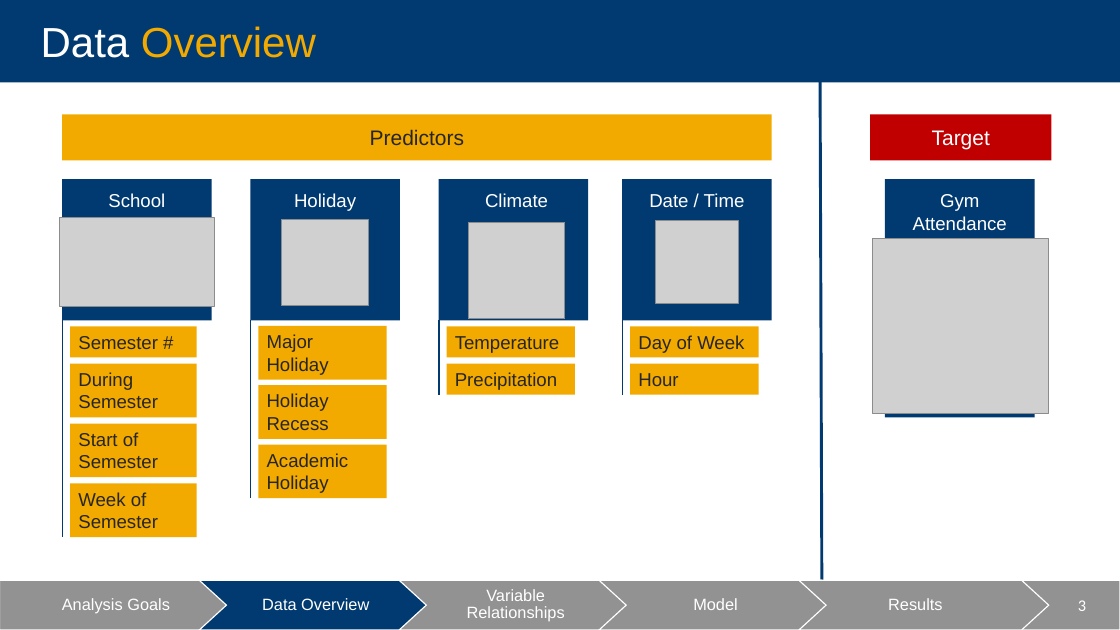
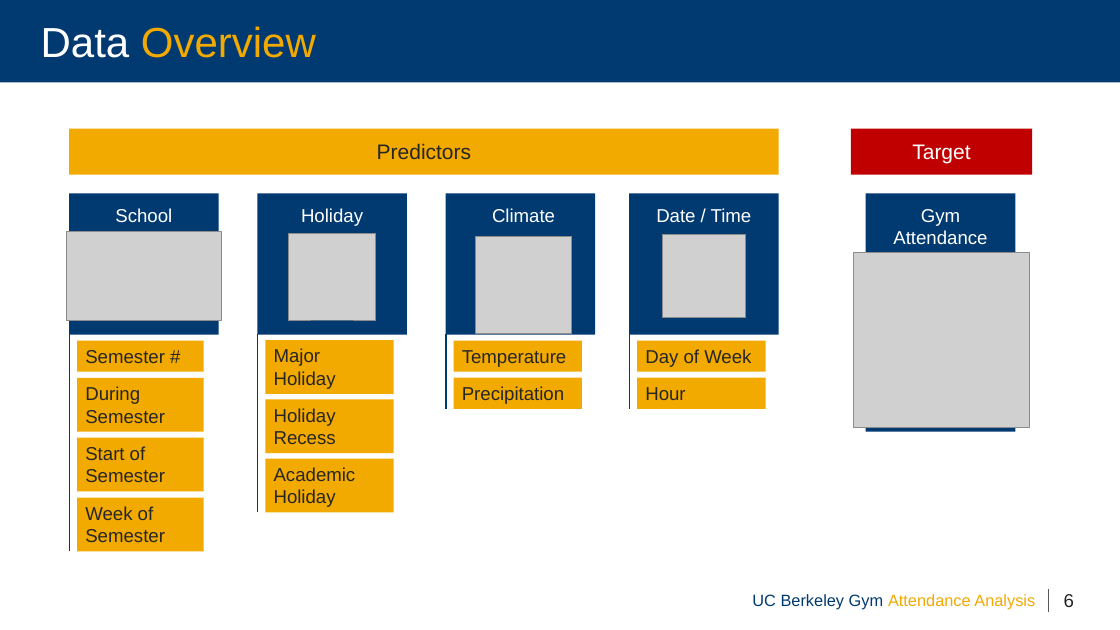
Before and after one commit to jeffernst4/gymtraffic, a slide deck: slide 6 of presentation/UC Berkeley Gym Attendance.pptx (slide 3 before the commit). Drawn at 1120x630 pixels with LibreOffice and Linux fonts; fonts in the diff are those of the drawing; grey boxes stand for pictures. Boxes give left, top, right and bottom in pixels: in the first picture for what was removed or moved away, otherwise in the second. Text is boxed around its words. In the diff, an @@ line names an element or a change of style, - is before the commit and + after.

```diff
--- a/presentation/UC Berkeley Gym Attendance.pptx
+++ b/presentation/UC Berkeley Gym Attendance.pptx
@@ line removed from (820, 0) to (823, 630) @@
@@ 2 rectangles, 1 picture, 1 text: place and size @@
-2 rectangles, 1 picture, 1 text at (870,114,1052,418)
+2 rectangles, 1 picture, 1 text at (851,129,1033,432)
@@ 3 pictures, 2 rectangles, 1 line: place and size @@
-3 pictures, 2 rectangles, 1 line at (62,219,759,537)
+3 pictures, 2 rectangles, 1 line at (70,234,766,551)
@@ 14 rectangles, 4 texts, 3 lines, 1 picture: place and size @@
-14 rectangles, 4 texts, 3 lines, 1 picture at (60,114,772,537)
+14 rectangles, 4 texts, 3 lines, 1 picture at (66,129,779,551)
@@ text added at (752,594,1035,610), 14 pt, text #F2A900 @@
+UC Berkeley Gym Attendance Analysis
@@ group removed at (0,581,1049,630): 5 freeform shapes @@
-Analysis Goals
-Data Overview
-Variable
-Relationships
-Model
-Results
@@ page number removed at (990,581,1120,630) @@
-3
@@ line added from (1049, 589) to (1049, 613), #595959 0.5 pt @@
@@ page number added at (1064,594,1074,607), 16 pt, text #262626 @@
+6
```
Also in this commit, not shown: 2 other slides changed, 5 slides added.
